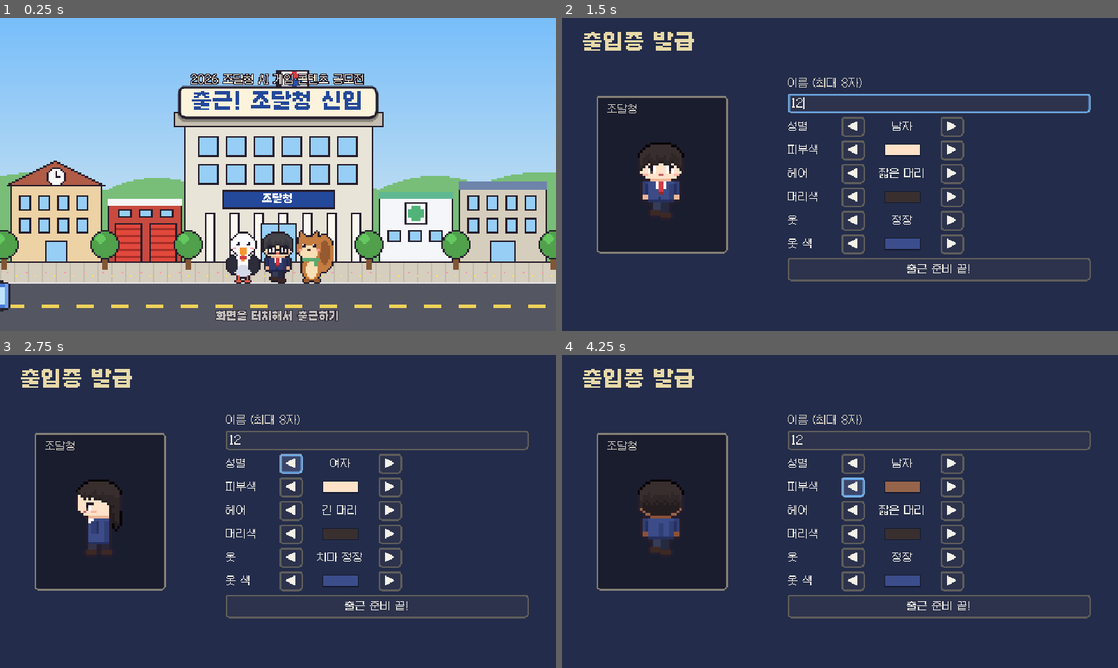
Above: before the commit, frames 1-4 (two rows, left to right).
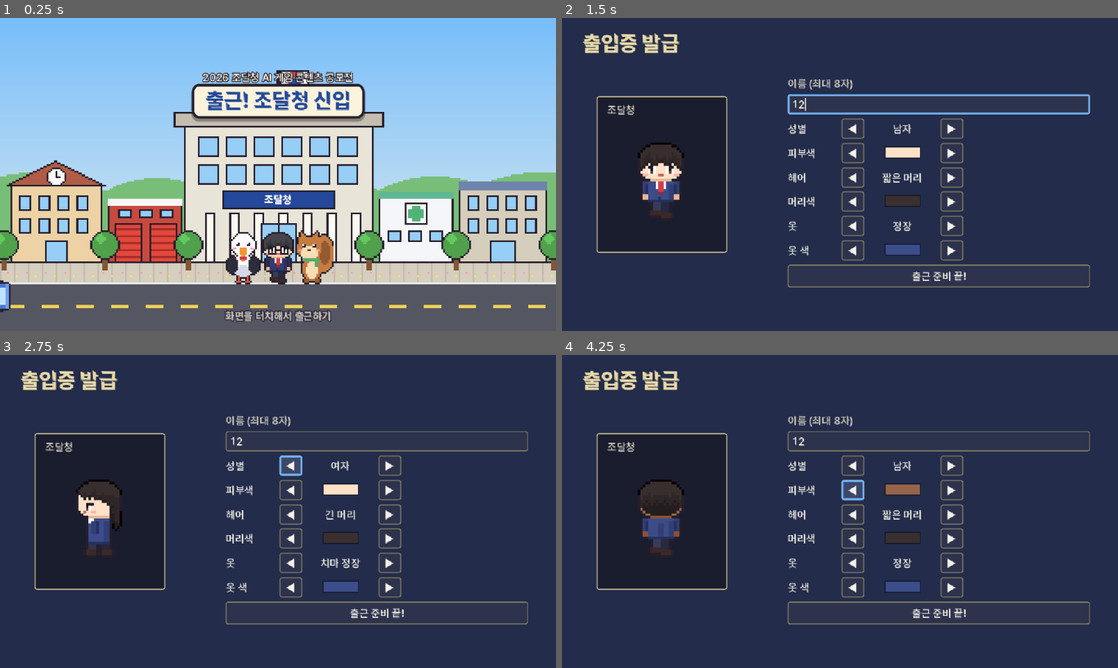
Above: after the commit, the same moments.

Repository: Dicaffeinonemore/jodal_adventure
Game: Godot game, scene res://scenes/title/title.tscn
Same seed, same stepped clock (60 frames per second), same inputs: the game is played once before the commit and once after it.
Inputs (mouse positions are in pixels of both pictures, inside the frame that each line leads up to):
- Up to frame 1 (0.25 s): no input
- Up to frame 2 (1.5 s): tap Enter at 0.5 s; move the mouse to (962, 158) at 0.52 s; hold Right (move_right) 0.53-1.25 s; hold Space (interact) 0.53-1.25 s; click (962, 158) at 0.67 s; click (940, 102) at 1.27 s; type "12" at 1.35 s
- Up to frame 3 (2.75 s): click "◀" at 2 s
- Up to frame 4 (4.25 s): click "▶" at 2.75 s; click "◀" at 3.5 s

The runs differ from the first frame. In frame 1, 8.0% of the frame differs, in the area x 0-100%, y 16-98%; in frame 2, 7.4%; in frame 3, 7.1%; in frame 4, 7.1%.

Commit message:
폰트를 레벨업(LevelUp)으로 교체, 화면 확대 방식 canvas_items
- 게임 전체 폰트: 갈무리 -> 레벨업 Regular·Bold (SIL OFL 1.1, assets/fonts/OFL-LevelUp.md)
- 레벨업은 외곽선 폰트라 viewport 확대에서는 뿌옇게 번짐 -> stretch canvas_items로 화면 해상도에서 선명하게
- 갈무리 폰트 파일 제거, CLAUDE.md 기술 규칙·출처 표 갱신

Co-Authored-By: Claude Opus 5.5 <noreply@anthropic.com>

Diff:
--- a/project.godot
+++ b/project.godot
@@ -30,7 +30,7 @@
 window/size/viewport_height=360
 window/size/window_width_override=1280
 window/size/window_height_override=720
-window/stretch/mode="viewport"
+window/stretch/mode="canvas_items"
 window/stretch/aspect="expand"
 window/handheld/orientation=0
 
--- a/scripts/autoload/ui_theme.gd
+++ b/scripts/autoload/ui_theme.gd
@@ -2,15 +2,15 @@
 ## Fonts, colors and the shared Theme.
 ##
 ## Web builds have no system fonts, so Hangul only renders if every Control uses
-## the bundled Galmuri pixel font (SIL OFL 1.1, assets/fonts/OFL-Galmuri.md).
-## Galmuri11 is drawn for 12 px; keep font sizes at multiples of 12 (12, 24) so
-## glyphs stay crisp. 11/18 readability patch: small text (SIZE_SMALL) used to be
-## Galmuri9 at 10 px, hard to read on phones; it is now Galmuri11 at 12 px too
-## (bold small text was Galmuri11-Bold at 10 px, off its pixel grid = blurry).
+## the bundled LevelUp font (레벨업, SIL OFL 1.1, assets/fonts/OFL-LevelUp.md).
+## 11/18: replaced the Galmuri pixel font for readability. LevelUp is an outline
+## font, so the project stretches in canvas_items mode: text is drawn at the real
+## screen resolution (sharp), while pixel art keeps Nearest filtering. In viewport
+## mode the 12 px text would be drawn at 640x360 and blown up = blurry.
 
-const FONT_REGULAR: FontFile = preload("res://assets/fonts/Galmuri11.ttf")
-const FONT_BOLD: FontFile = preload("res://assets/fonts/Galmuri11-Bold.ttf")
-const FONT_SMALL: FontFile = preload("res://assets/fonts/Galmuri11.ttf")
+const FONT_REGULAR: FontFile = preload("res://assets/fonts/LevelUp-Regular.ttf")
+const FONT_BOLD: FontFile = preload("res://assets/fonts/LevelUp-Bold.ttf")
+const FONT_SMALL: FontFile = preload("res://assets/fonts/LevelUp-Regular.ttf")
 const SIZE := 12
 const SIZE_SMALL := 12
 const SIZE_LARGE := 24
@@ -29,9 +29,9 @@
 
 
 func _enter_tree() -> void:
-	for f: FontFile in [FONT_REGULAR, FONT_BOLD, FONT_SMALL]:
-		f.antialiasing = TextServer.FONT_ANTIALIASING_NONE
-		f.hinting = TextServer.HINTING_NONE
+	for f: FontFile in [FONT_REGULAR, FONT_BOLD, FONT_SMALL]:  # smooth outlines, rendered at screen size
+		f.antialiasing = TextServer.FONT_ANTIALIASING_GRAY
+		f.hinting = TextServer.HINTING_LIGHT
 		f.subpixel_positioning = TextServer.SUBPIXEL_POSITIONING_DISABLED
 	ThemeDB.fallback_font = FONT_REGULAR
 	ThemeDB.fallback_font_size = SIZE
@@ -56,7 +56,7 @@
 
 ## Text for autowrapped labels: puts an invisible WORD JOINER (U+2060) between Hangul
 ## syllables so lines break only at spaces. Godot's line breaker treats every Hangul
-## syllable as a break point and splits words mid-word. Galmuri draws nothing for it.
+## syllable as a break point and splits words mid-word. It is a default-ignorable character: nothing is drawn.
 func keep_words(text: String) -> String:
 	var out := PackedStringArray()
 	var prev_hangul := false
Binary file removed: assets/fonts/Galmuri11-Bold.ttf
Binary file removed: assets/fonts/Galmuri11.ttf
Not shown, removed: assets/fonts/Galmuri11.ttf.import
Binary file removed: assets/fonts/Galmuri9.ttf
Binary file added: assets/fonts/LevelUp-Bold.ttf
Not shown, changed: assets/fonts/LevelUp-Bold.ttf.import
Binary file added: assets/fonts/LevelUp-Regular.ttf
Not shown, changed: assets/fonts/LevelUp-Regular.ttf.import
Not shown, changed: CLAUDE.md
Not shown, added: assets/fonts/OFL-LevelUp.md
Not shown, changed: docs/ai-usage-log.md
